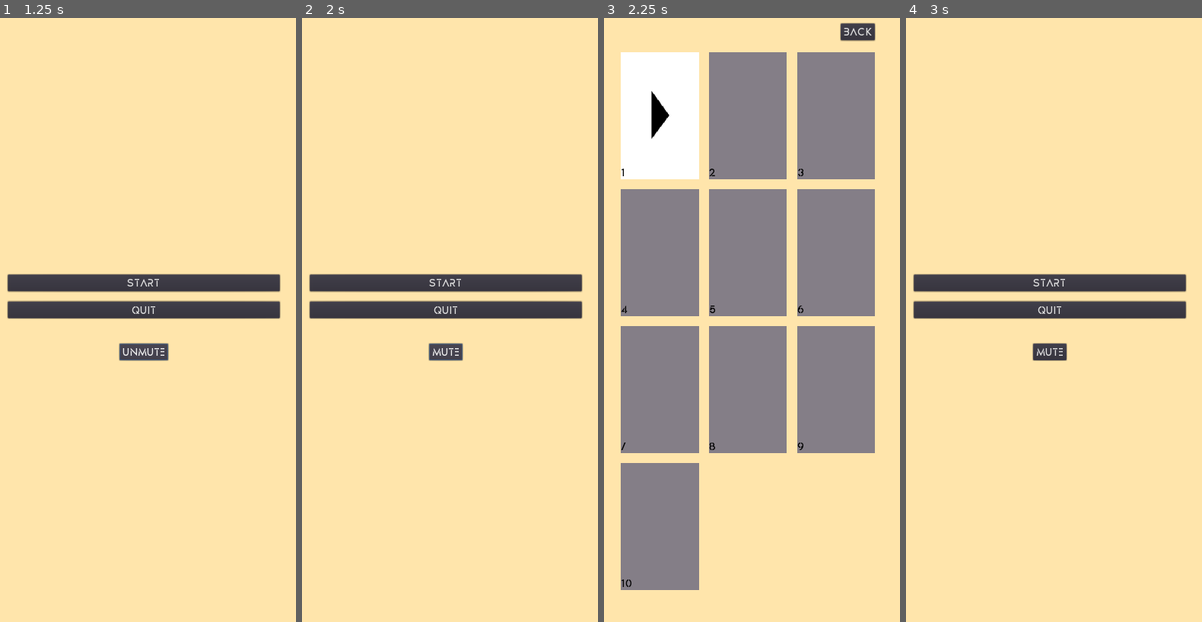
Above: before the commit, frames 1-4 (left to right).
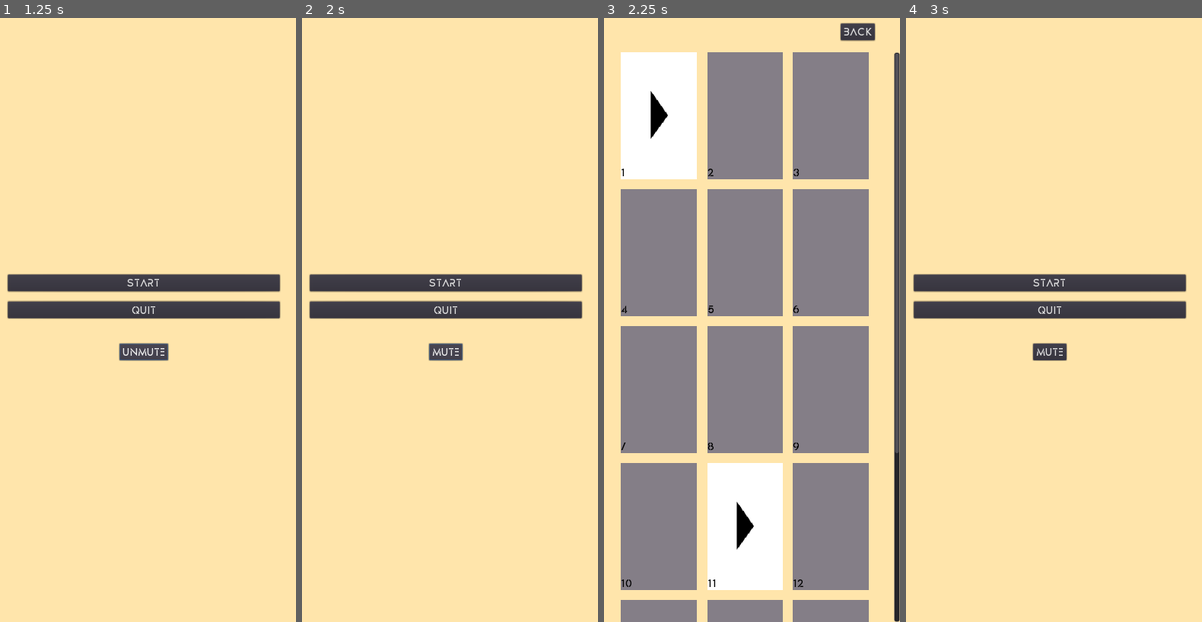
Above: after the commit, the same moments.

Repository: sisipun/SleepyCity
Game: Godot game, scene res://Game/Menu/MainMenu/MainMenu.tscn
Two runs of this game, one before a commit and one after it. Both use one fixed random seed, a clock stepped at 60 frames per second and the inputs below.
Inputs:
- Up to frame 1 (1.25 s): click "Mute" at 0.5 s
- Up to frame 2 (2 s): click "Unmute" at 1.25 s
- Up to frame 3 (2.25 s): click "Start" at 2 s
- Up to frame 4 (3 s): click "Back" at 2.75 s

Frames 1-2 are identical in both runs. In frame 3, 20% of the frame differs, in the area x 5-100%, y 5-100%; in frame 4, nothing differs.

Commit message:
new levels

Diff:
--- a/Game/Game.gd
+++ b/Game/Game.gd
@@ -337,6 +337,249 @@
 			],
 			false
 		),
+		LevelInfo.new(
+			5,
+			10,
+			[
+			],
+			[
+				Vector2(2,4)
+			],
+			[
+				Vector2(1,4),
+				Vector2(2,3),
+				Vector2(2,4),
+				Vector2(2,5),
+				Vector2(3,4),
+			],
+			true
+		),
+		LevelInfo.new(
+			5,
+			10,
+			[
+			],
+			[
+				Vector2(1,4),
+				Vector2(3,4)
+			],
+			[
+				Vector2(0,4),
+				Vector2(1,3),
+				Vector2(1,4),
+				Vector2(1,5),
+				Vector2(3,3),
+				Vector2(3,4),
+				Vector2(3,5),
+				Vector2(4,4),
+			],
+			false
+		),
+		LevelInfo.new(
+			5,
+			10,
+			[
+			],
+			[
+				Vector2(1,5),
+				Vector2(2,3),
+				Vector2(2,7),
+				Vector2(3,5),
+			],
+			[
+				Vector2(0,5),
+				Vector2(1,3),
+				Vector2(1,4),
+				Vector2(1,5),
+				Vector2(1,6),
+				Vector2(1,7),
+				Vector2(2,2),
+				Vector2(2,3),
+				Vector2(2,4),
+				Vector2(2,6),
+				Vector2(2,7),
+				Vector2(2,8),
+				Vector2(3,3),
+				Vector2(3,4),
+				Vector2(3,5),
+				Vector2(3,6),
+				Vector2(3,7),
+				Vector2(4,5),
+			],
+			false
+		),
+		LevelInfo.new(
+			5,
+			10,
+			[
+			],
+			[
+				Vector2(0,4),
+				Vector2(1,4),
+				Vector2(2,2),
+				Vector2(2,3),
+				Vector2(2,5),
+				Vector2(2,6),
+				Vector2(3,4),
+				Vector2(4,4),
+			],
+			[
+				Vector2(0,3),
+				Vector2(0,4),
+				Vector2(0,5),
+				Vector2(1,2),
+				Vector2(1,6),
+				Vector2(2,1),
+				Vector2(2,7),
+				Vector2(3,2),
+				Vector2(3,6),
+				Vector2(4,3),
+				Vector2(4,4),
+				Vector2(4,5),
+			],
+			false
+		),
+		LevelInfo.new(
+			5,
+			10,
+			[
+			],
+			[
+				Vector2(1,3),
+				Vector2(1,4),
+				Vector2(1,5),
+				Vector2(2,3),
+				Vector2(2,5),
+				Vector2(3,3),
+				Vector2(3,4),
+				Vector2(3,5),
+			],
+			[
+				Vector2(0,3),
+				Vector2(0,4),
+				Vector2(0,5),
+				Vector2(1,2),
+				Vector2(1,3),
+				Vector2(1,4),
+				Vector2(1,5),
+				Vector2(1,6),
+				Vector2(2,2),
+				Vector2(2,3),
+				Vector2(2,5),
+				Vector2(2,6),
+				Vector2(3,2),
+				Vector2(3,3),
+				Vector2(3,4),
+				Vector2(3,5),
+				Vector2(3,6),
+				Vector2(4,3),
+				Vector2(4,4),
+				Vector2(4,5),
+			],
+			false
+		),
+		LevelInfo.new(
+			5,
+			10,
+			[
+			],
+			[
+				Vector2(0,0),
+				Vector2(1,1),
+				Vector2(2,2),
+				Vector2(3,3),
+				Vector2(4,4),
+				Vector2(0,5),
+				Vector2(1,6),
+				Vector2(2,7),
+				Vector2(3,8),
+				Vector2(4,9),
+			],
+			[
+				Vector2(0,0),
+				Vector2(1,1),
+				Vector2(2,2),
+				Vector2(3,3),
+				Vector2(4,4),
+				Vector2(0,5),
+				Vector2(1,6),
+				Vector2(2,7),
+				Vector2(3,8),
+				Vector2(4,9),
+			],
+			true
+		),
+		LevelInfo.new(
+			5,
+			10,
+			[
+			],
+			[
+				Vector2(0,0),
+				Vector2(2,1),
+				Vector2(4,2),
+				Vector2(1,3),
+				Vector2(3,4),
+				Vector2(0,5),
+				Vector2(2,6),
+				Vector2(4,7),
+				Vector2(1,8),
+				Vector2(3,9),
+			],
+			[
+				Vector2(0,0),
+				Vector2(1,0),
+				Vector2(2,0),
+				Vector2(3,0),
+				Vector2(4,0),
+				Vector2(0,1),
+				Vector2(1,1),
+				Vector2(2,1),
+				Vector2(3,1),
+				Vector2(4,1),
+				Vector2(0,2),
+				Vector2(1,2),
+				Vector2(2,2),
+				Vector2(3,2),
+				Vector2(4,2),
+				Vector2(0,3),
+				Vector2(1,3),
+				Vector2(2,3),
+				Vector2(3,3),
+				Vector2(4,3),
+				Vector2(0,4),
+				Vector2(1,4),
+				Vector2(2,4),
+				Vector2(3,4),
+				Vector2(4,4),
+				Vector2(0,5),
+				Vector2(1,5),
+				Vector2(2,5),
+				Vector2(3,5),
+				Vector2(4,5),
+				Vector2(0,6),
+				Vector2(1,6),
+				Vector2(2,6),
+				Vector2(3,6),
+				Vector2(4,6),
+				Vector2(0,7),
+				Vector2(1,7),
+				Vector2(2,7),
+				Vector2(3,7),
+				Vector2(4,7),
+				Vector2(0,8),
+				Vector2(1,8),
+				Vector2(2,8),
+				Vector2(3,8),
+				Vector2(4,8),
+				Vector2(0,9),
+				Vector2(1,9),
+				Vector2(2,9),
+				Vector2(3,9),
+				Vector2(4,9),
+			],
+			false
+		),
 	],
 	20,
 	true
--- a/Game/Level/Interface/TipButton.gd
+++ b/Game/Level/Interface/TipButton.gd
@@ -2,8 +2,12 @@
 
 
 func _ready() -> void:
+	if Game.tip_count() <= 0:
+		disabled = true
 	text = "Tip (%d)" % Game.tip_count()
 
 
 func _on_pressed() -> void:
+	if Game.tip_count() <= 0:
+		disabled = true
 	text = "Tip (%d)" % Game.tip_count()
Not shown: 1 places in Game/Level/Interface/Interface.tscn that only renumber resources
